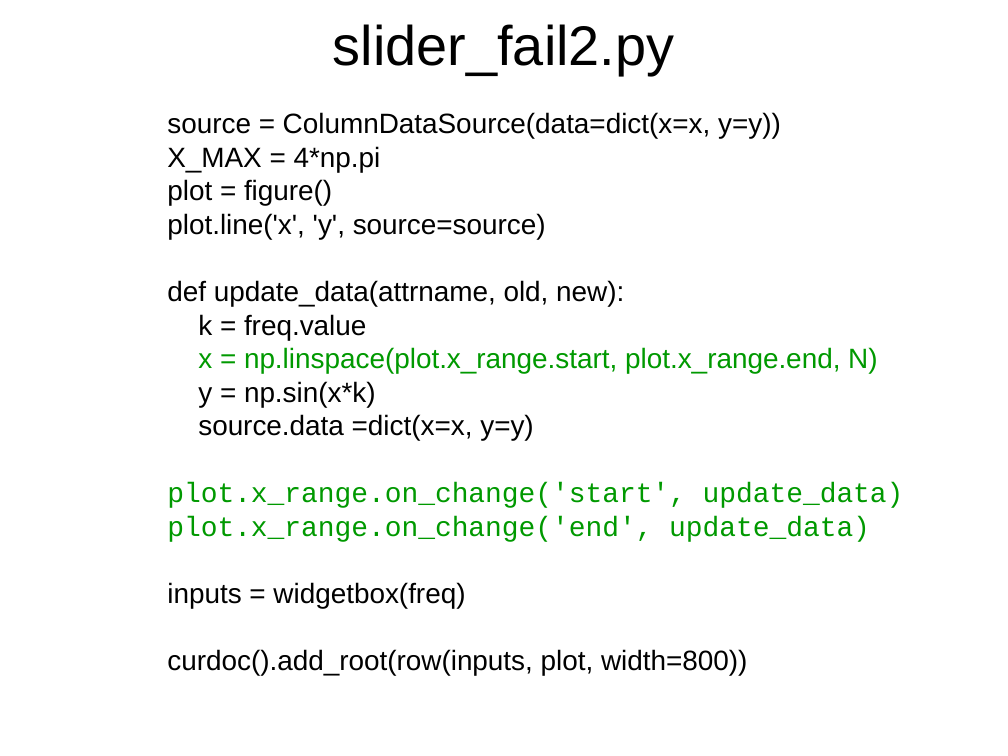
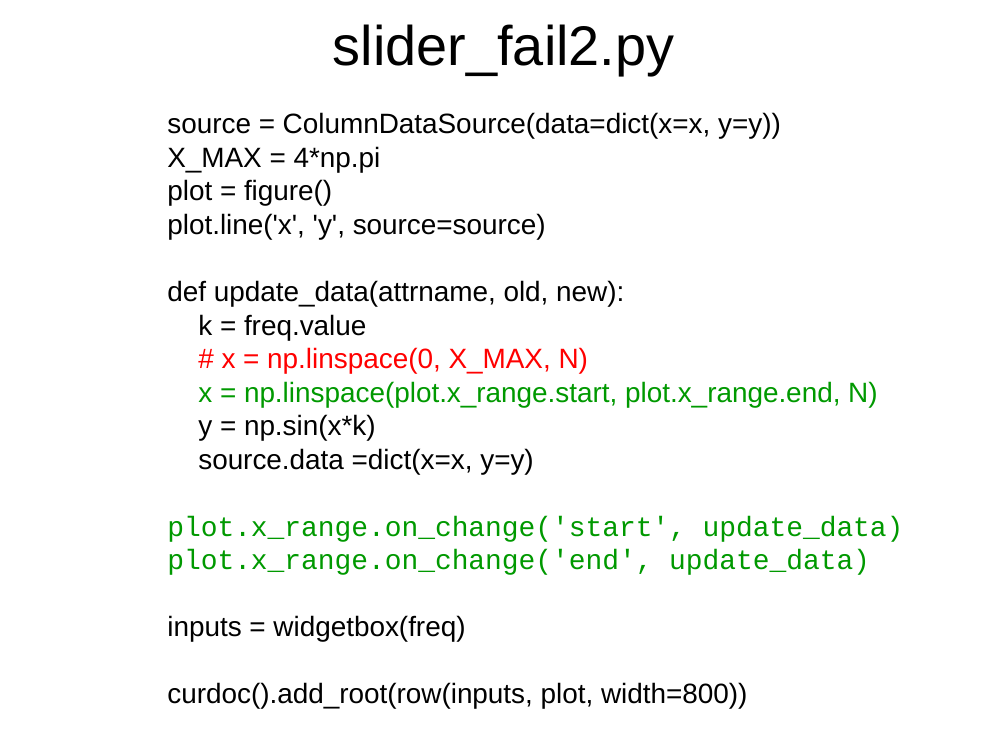
Before and after one commit to Inqbus/python_summit, a slide deck: slide 56 of vortrag/bokeh_sandra.odp (slide 59 before the commit). Drawn at 1008x756 pixels with LibreOffice and Linux fonts; fonts in the diff are those of the drawing. Boxes give left, top, right and bottom in pixels: in the first picture for what was removed or moved away, otherwise in the second. Text is boxed around its words. In the diff, an @@ line names an element or a change of style, - is before the commit and + after.

```diff
--- a/vortrag/bokeh_sandra.odp
+++ b/vortrag/bokeh_sandra.odp
@@ text at [222, 347, 588, 373]: paragraph added @@
+# x = np.linspace(0, X_MAX, N)
```
Also in this commit, not shown: 6 other slides changed.
